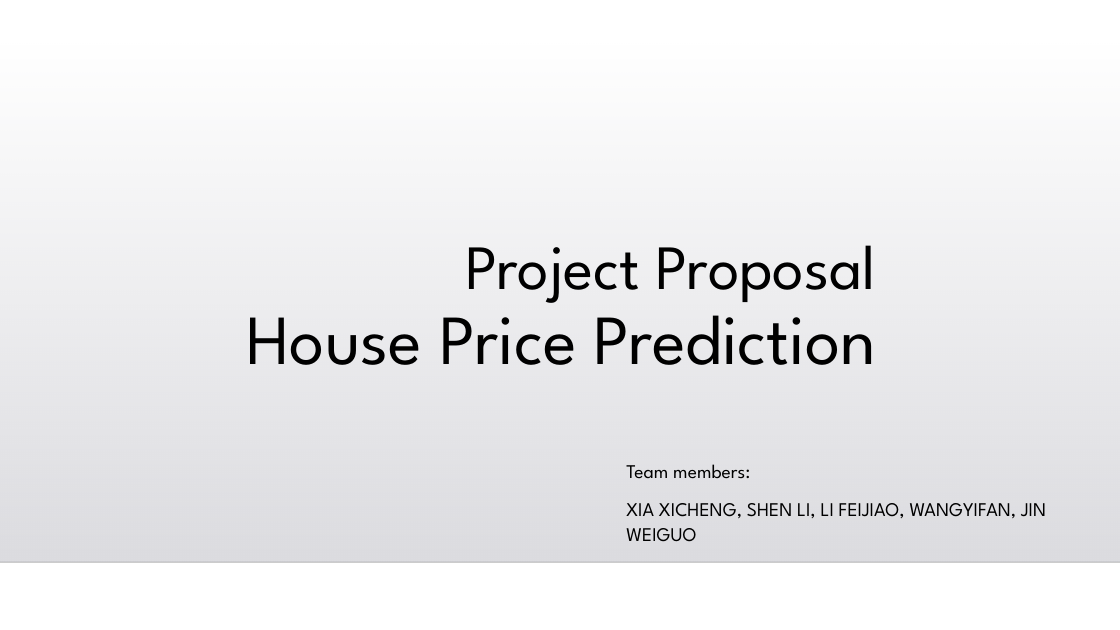
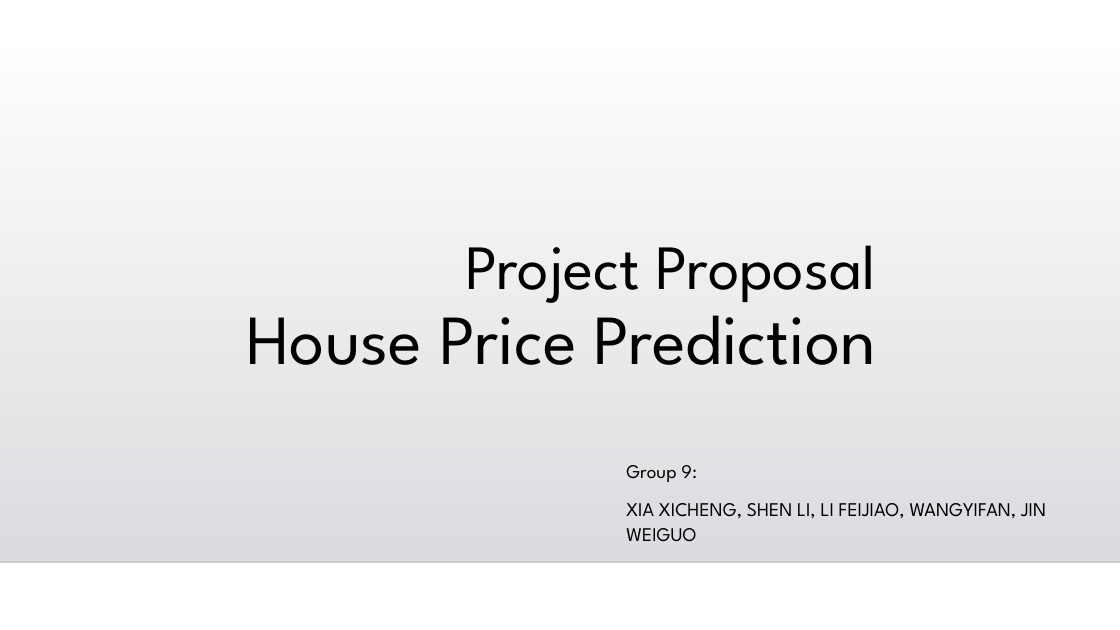
Before and after one commit to MarkJINi37/QF624-Machine-Learning, a slide deck: slide 1 of Proposal/Proposal.pptx. Drawn at 1120x630 pixels with LibreOffice and Linux fonts; fonts in the diff are those of the drawing; background and template pictures are left out. Boxes give left, top, right and bottom in pixels: in the first picture for what was removed or moved away, otherwise in the second. Text is boxed around its words. In the diff, an @@ line names an element or a change of style, - is before the commit and + after.

```diff
--- a/Proposal/Proposal.pptx
+++ b/Proposal/Proposal.pptx
@@ subtitle at [626,465,697,482]: text changed @@
-Team members:
+Group 9:
```
Also in this commit, not shown: 1 other slide changed, 5 slides added, 3 slides removed.
